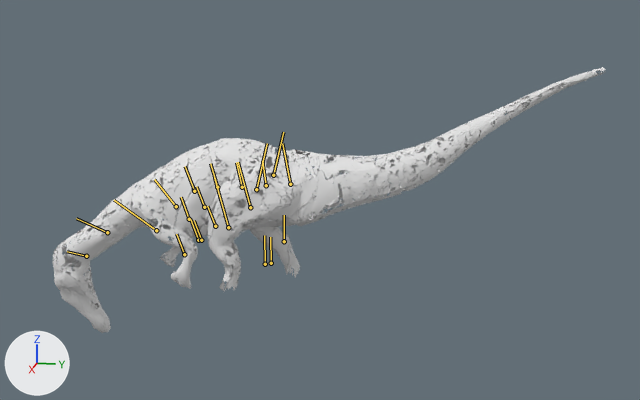
An edit to the glTF model bichos/modelos/barionix.glb, drawn before and after from the same camera.
Both versions are drawn from a 50 mm camera at (11.9, 2.64, 4.23) aimed at (-0.19, 0.22, 1.2). Lighting does not change. The marker at lower left points along +X, +Y and +Z. The picture after the commit comes second. Both versions are drawn at frame 21 of the action 'comer'; the numbers are the values there. The bones that change, and the others that lie on the model, are drawn over the model as lines.

Objects in the first picture: 'barionix_malha_0'.
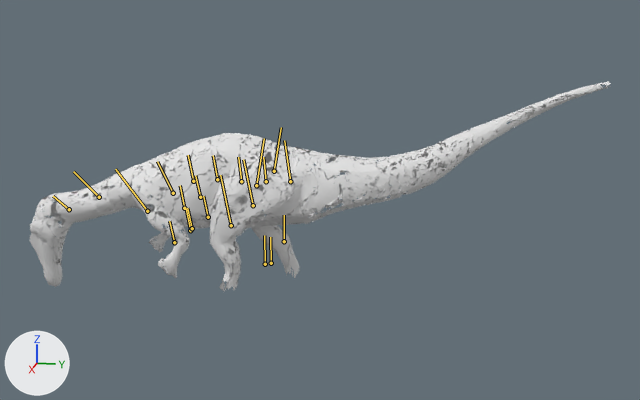
Changed parts and their boxes (x1, y1, x2, y2) in the pictures (640 x 400 px):
'barionix_malha_0', posed (21% shorter): before (52, 67, 606, 333); after (29, 81, 611, 291)
bone 'quadril', root to tip: before (266, 185) to (262, 161); after (266, 181) to (263, 157)
bone 'coluna_1', root to tip: before (242, 187) to (236, 162); after (241, 181) to (238, 157)
bone 'coluna_2', root to tip: before (217, 187) to (210, 163); after (217, 179) to (213, 155)
bone 'coluna_3', root to tip: before (194, 191) to (185, 166); after (193, 181) to (188, 155)
bone 'pescoco_1', root to tip: before (176, 206) to (154, 179); after (173, 193) to (157, 161)
bone 'pescoco_2', root to tip: before (156, 230) to (114, 200); after (147, 211) to (115, 169)
bone 'pescoco_3', root to tip: before (107, 232) to (76, 218); after (99, 197) to (73, 171)
bone 'cabeca', root to tip: before (86, 256) to (67, 251); after (69, 209) to (53, 196)
bone 'coxa_E', root to tip: before (256, 189) to (267, 143); after (256, 185) to (264, 138)
bone 'canela_E', root to tip: before (228, 227) to (214, 178); after (231, 225) to (220, 175)
bone 'coxa_D', root to tip: before (273, 175) to (283, 132); after (274, 171) to (281, 127)
bone 'canela_D', root to tip: before (250, 207) to (238, 162); after (253, 205) to (243, 159)

The edits, one by one:
Bone 'quadril' (bone_quadril) moves from (0.0, -0.19, 0.0) to (0.0, -0.13, 0.0).
Bone 'quadril' (bone_quadril) turns from (8, 0, 0) to (4, 0, 0) degrees about its own x, y and z.
Bone 'coluna_1' (bone_coluna_1) turns from (4, 0, 0) to (2, 0, 0) degrees about its own x, y and z.
Bone 'coluna_2' (bone_coluna_2) turns from (4, 0, 0) to (2, 0, 0) degrees about its own x, y and z.
Bone 'coluna_3' (bone_coluna_3) turns from (4, 0, 0) to (2, 0, 0) degrees about its own x, y and z.
Bone 'pescoco_1' (bone_pescoco_1) turns from (19, 0, 0) to (14, 0, 0) degrees about its own x, y and z.
Bone 'pescoco_2' (bone_pescoco_2) turns from (17, 1, 0) to (12, 1, 0) degrees about its own x, y and z.
Bone 'pescoco_3' (bone_pescoco_3) turns from (12, 0, 0) to (8, 0, 0) degrees about its own x, y and z.
Bone 'cabeca' (bone_cabeca) turns from (12, 0, 0) to (6, 0, 0) degrees about its own x, y and z.
Bone 'coxa_E' (bone_coxa_e) turns from (-21, 0, 0) to (-15, 0, 0) degrees about its own x, y and z.
Bone 'canela_E' (bone_canela_e) turns from (29, 0, 0) to (21, 0, 0) degrees about its own x, y and z.
Bone 'pe_E' (bone_pe_e) turns from (-15, 0, 0) to (-11, 0, 0) degrees about its own x, y and z.
Bone 'coxa_D' (bone_coxa_d) turns from (-21, 0, 0) to (-15, 0, 0) degrees about its own x, y and z.
Bone 'canela_D' (bone_canela_d) turns from (29, 0, 0) to (21, 0, 0) degrees about its own x, y and z.
